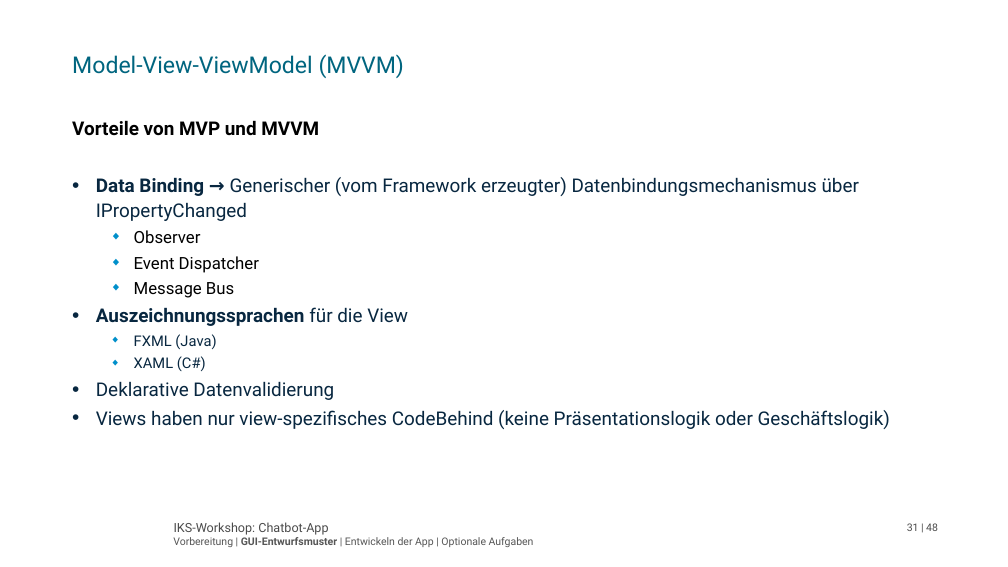
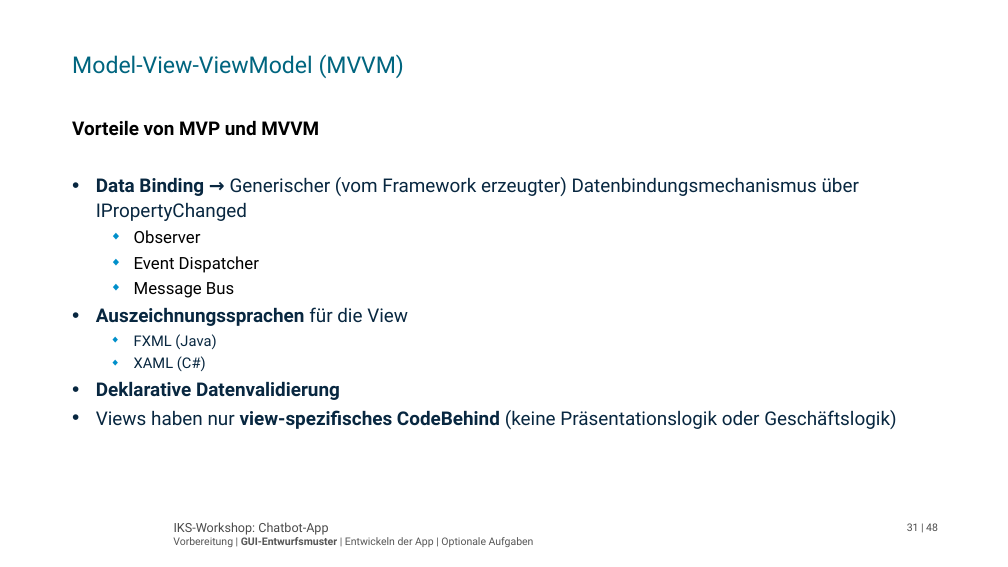
Before and after one commit to iks-gmbh-workshops/IKSAssistApp, a slide deck: slide 31 of Doc/IKS-Workshop Chatbot-App.pptm. Drawn at 1008x567 pixels with LibreOffice and Linux fonts; fonts in the diff are those of the drawing; background and template pictures are left out. Boxes give left, top, right and bottom in pixels: in the first picture for what was removed or moved away, otherwise in the second. Text is boxed around its words. In the diff, an @@ line names an element or a change of style, - is before the commit and + after.

```diff
--- a/Doc/IKS-Workshop Chatbot-App.pptm
+++ b/Doc/IKS-Workshop Chatbot-App.pptm
@@ text at (x1=96, y1=381, x2=896, y2=429): bold on in "Deklarative Datenvalidierung", "view-spezifisches CodeBehind" @@
```
Also in this commit, not shown: 3 other slides changed.
